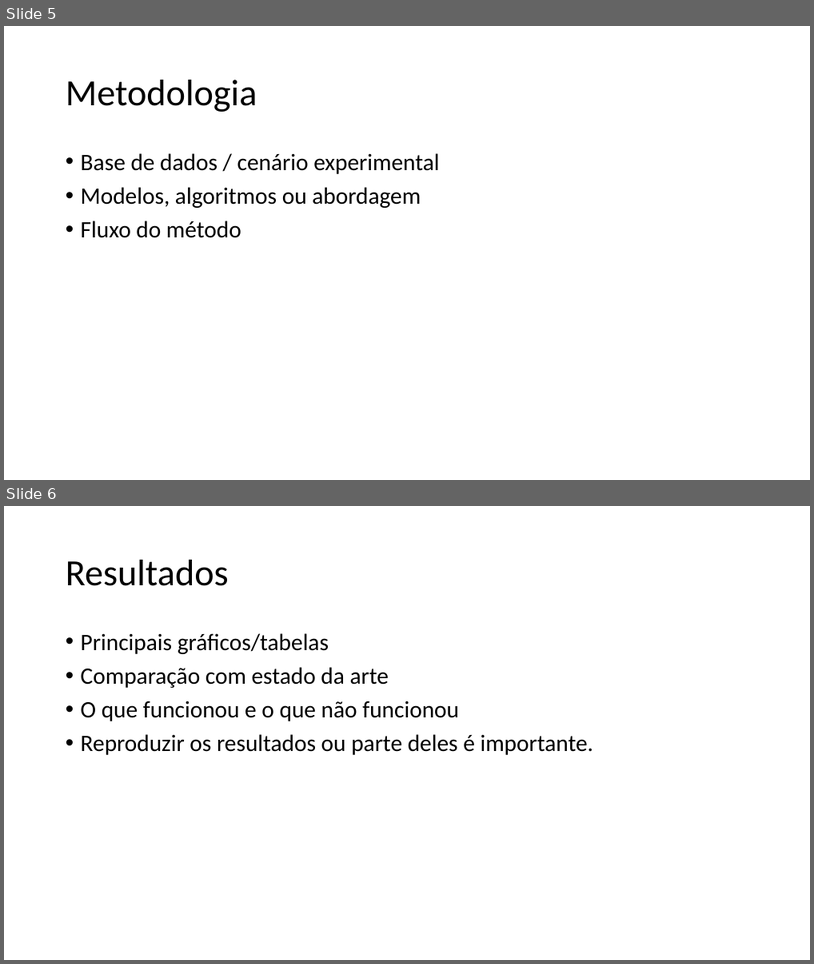
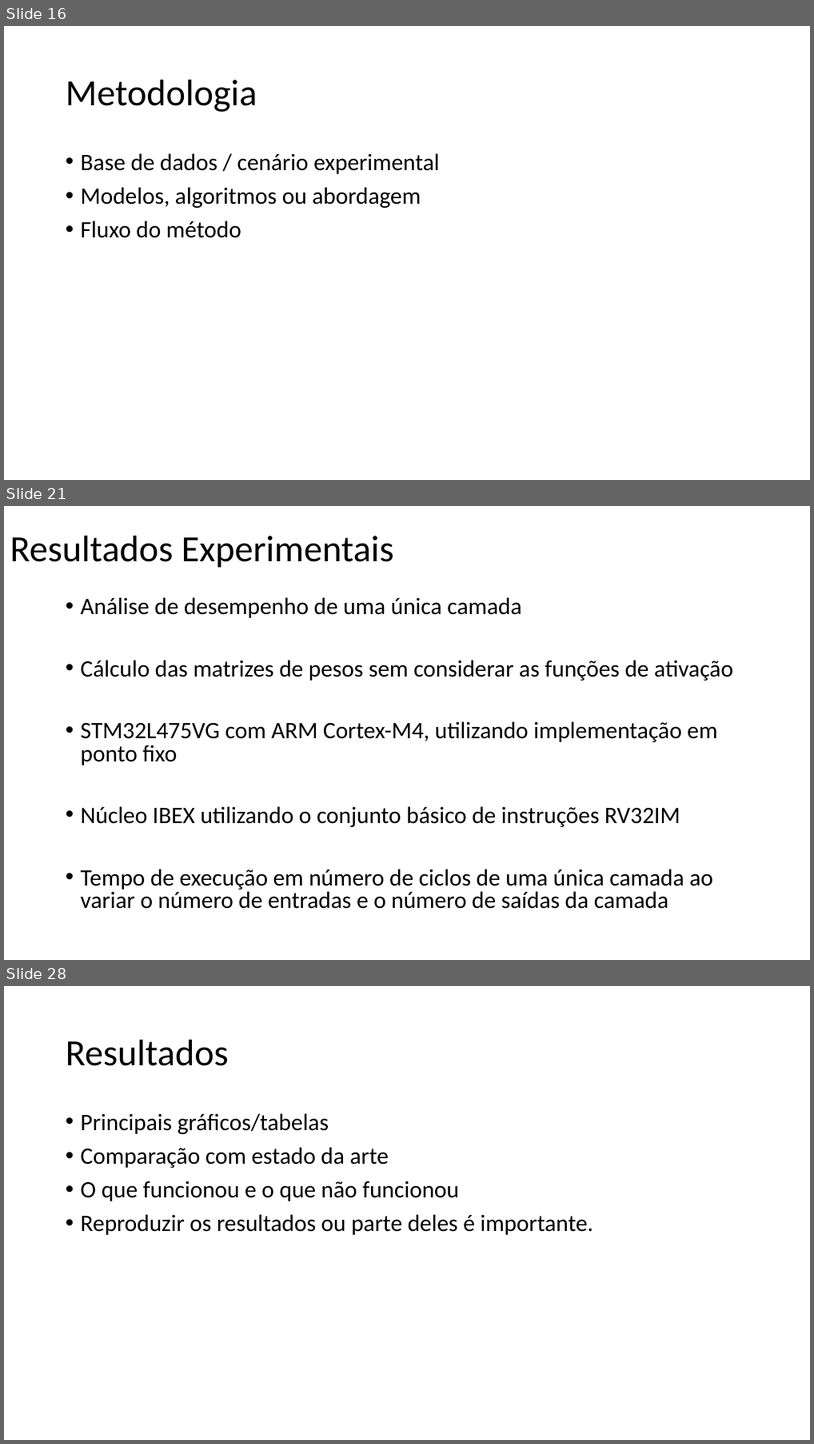
Before and after one commit to Scarpioni/gabriel-59-TP558, a slide deck: 2026/ciclo 1/TP558_X_Template (1).pptx. Shown one above the other, each under a label of ours: slides 5 and 6 before the commit, slides 16, 21 and 28 after it; the slides between them are not shown. The pictures are 814x964 and 814x1444 pixels, drawn with LibreOffice and Linux fonts; fonts in the diff are those of the drawing. Boxes give left, top, right and bottom in pixels: in the first picture for what was removed or moved away, otherwise in the second. Text is boxed around its words. In the diff, an @@ line names an element or a change of style, - is before the commit and + after.

```diff
--- a/2026/ciclo 1/TP558_X_Template (1).pptx
+++ b/2026/ciclo 1/TP558_X_Template (1).pptx
@@ slide 21 added at (4, 506, 810, 960), background #FFFFFF @@
@@ text added at (10, 536, 394, 568), 44 pt, text #000000 @@
+Resultados Experimentais
@@ text added at (81, 597, 734, 908), 28 pt, text #000000 @@
+• Análise de desempenho de uma única camada
+• Cálculo das matrizes de pesos sem considerar as funções de ativação
+• STM32L475VG com ARM Cortex-M4, utilizando implementação em ponto fixo
+• Núcleo IBEX utilizando o conjunto básico de instruções RV32IM
+• Tempo de execução em número de ciclos de uma única camada ao variar o número de entradas e o número de saídas da camada
@@ what was slide 5 is now slide 16 @@
@@ what was slide 6 is now slide 28 @@
```
Also in this commit, not shown: 1 slide changed, 24 other slides added, 3 slides removed.
